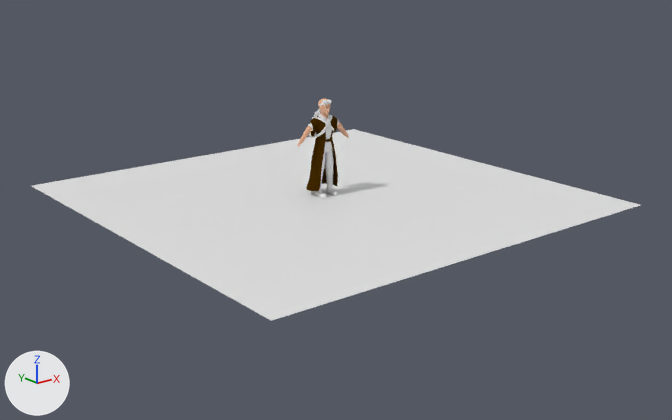
One commit to the Blender file BlendFiles/Hero.blend: the scene before it, then after it.
Rendered twice from a 50 mm lens placed at (-25.4, -32.5, 12.1), pointed at (-0.1, -1.0, -0.5). The axes (+X, +Y, +Z) are drawn at lower left. The lights are the same throughout.
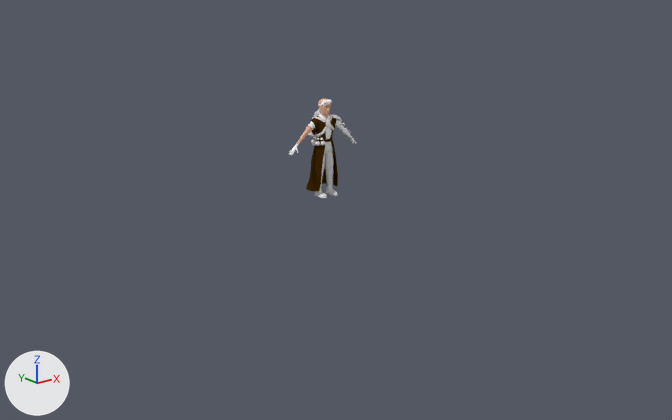
What differs and where, as boxes [x1, y1, x2, y2] in the pictures (672 x 420 px):
'Plane.005', deleted: before [32, 129, 640, 321]
'Plane.004', deleted: before [297, 113, 349, 147]
    faces in mat_material (beige #e7b596): [297, 122, 349, 147]
    faces in mat_default_mat (white #e7e7e7): [308, 113, 339, 143]
'Hero_UpperBody', added: after [289, 113, 332, 156]
    faces in mat_default_mat (white #ffffff): [289, 113, 332, 156]
'Hero_Right_Arm', added: after [332, 115, 354, 139]
'Hero_UpperBody.001', added: after [336, 119, 357, 144]

The change in detail:
Mesh me_plane_009_1 is new.
It has 1636 vertices, 1632 faces and spans x -1.91..0.46, y -0.27..0.4, z 2.13..3.81.
Faces by material slot: [1450, 182].
It uses material mat_default_mat (white #e7e7e7).
It uses material mat_material (beige #e7b596).
Mesh me_plane_008 is new.
It has 721 vertices, 621 faces and spans x 0.439..1.768, y -0.135..0.389, z 2.312..3.662.
It uses material mat_default_mat (white #e7e7e7).
Mesh me_plane_018 is new.
It has 1395 vertices, 1408 faces and spans x 0.41..1.89, y -0.07..0.33, z 2.11..3.63.
It uses material mat_default_mat (white #e7e7e7).
Object 'Plane.005' (ob_plane_005) is deleted.
Object 'Plane.004' (ob_plane_004) is deleted.
Object 'Hero_UpperBody' (ob_hero_upperbody) is new; it shows me_plane_009_1.
Its parent is ob_hero.
Its location is (0.0, 0.0, 0.0).
It gains a SUBSURF modifier named 'Subsurf'.
It gains a EDGE_SPLIT modifier named 'EdgeSplit'.
Modifier setting: split_angle = 1.309.
Object 'Hero' (ob_hero) is new.
Its location is (0.0, 0.0, 0.0).
Object 'Hero_Right_Arm' (ob_hero_right_arm) is new; it shows me_plane_008.
Its parent is ob_hero.
Its location is (0.0, 0.0, 0.0).
It gains a SUBSURF modifier named 'Subsurf'.
It gains a SOLIDIFY modifier named 'Solidify'.
Modifier setting: thickness = 0.013.
Modifier setting: nonmanifold_thickness_mode = 'FIXED'.
Modifier setting: nonmanifold_merge_threshold = 0.0003.
It gains a EDGE_SPLIT modifier named 'EdgeSplit'.
Modifier setting: split_angle = 1.309.
Object 'Hero_UpperBody.001' (ob_hero_upperbody_001) is new; it shows me_plane_018.
Its parent is ob_hero.
Its location is (0.0, 0.0, 0.0).
It gains a SUBSURF modifier named 'Subsurf'.
It gains a EDGE_SPLIT modifier named 'EdgeSplit'.
Modifier setting: split_angle = 1.309.
